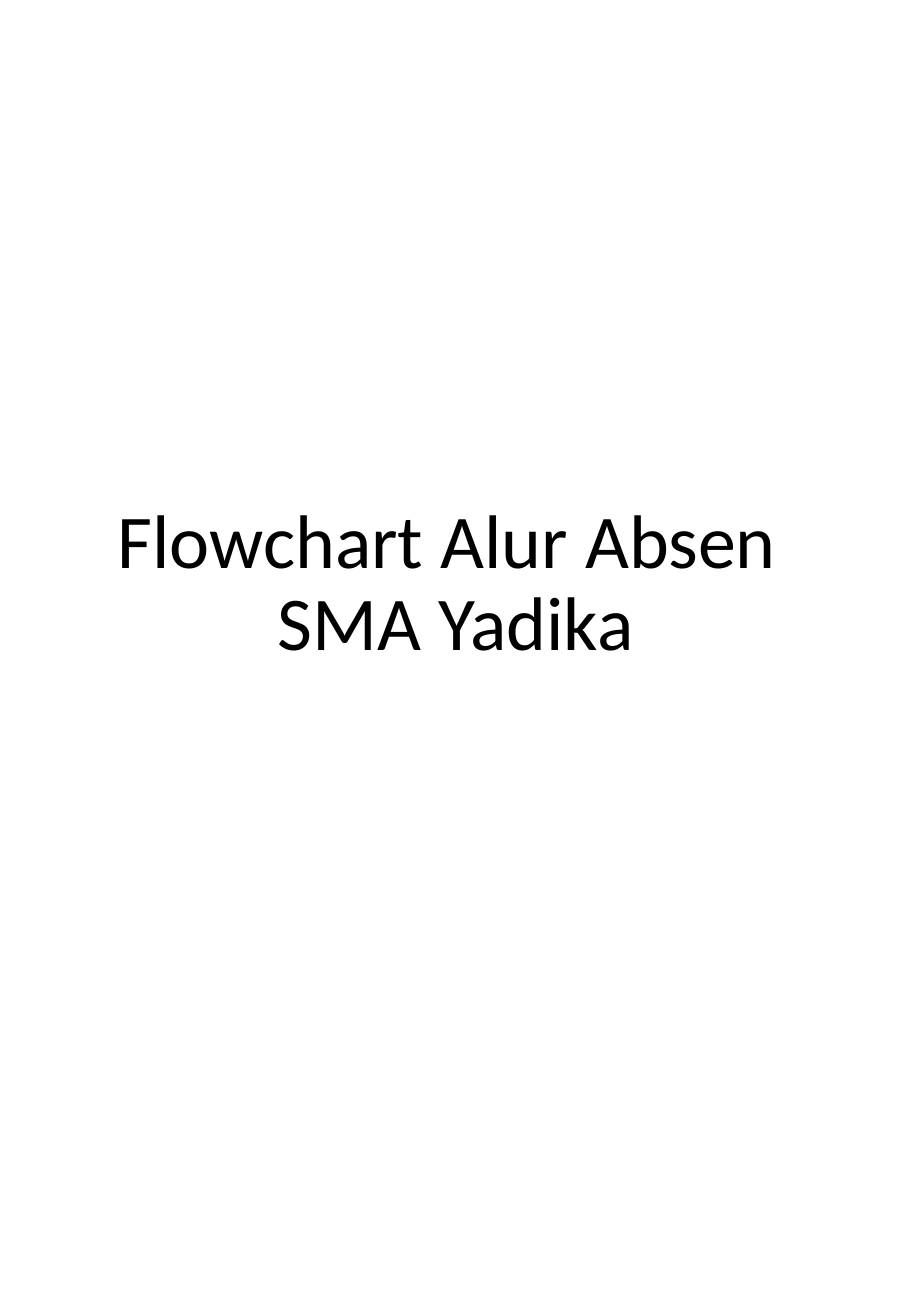
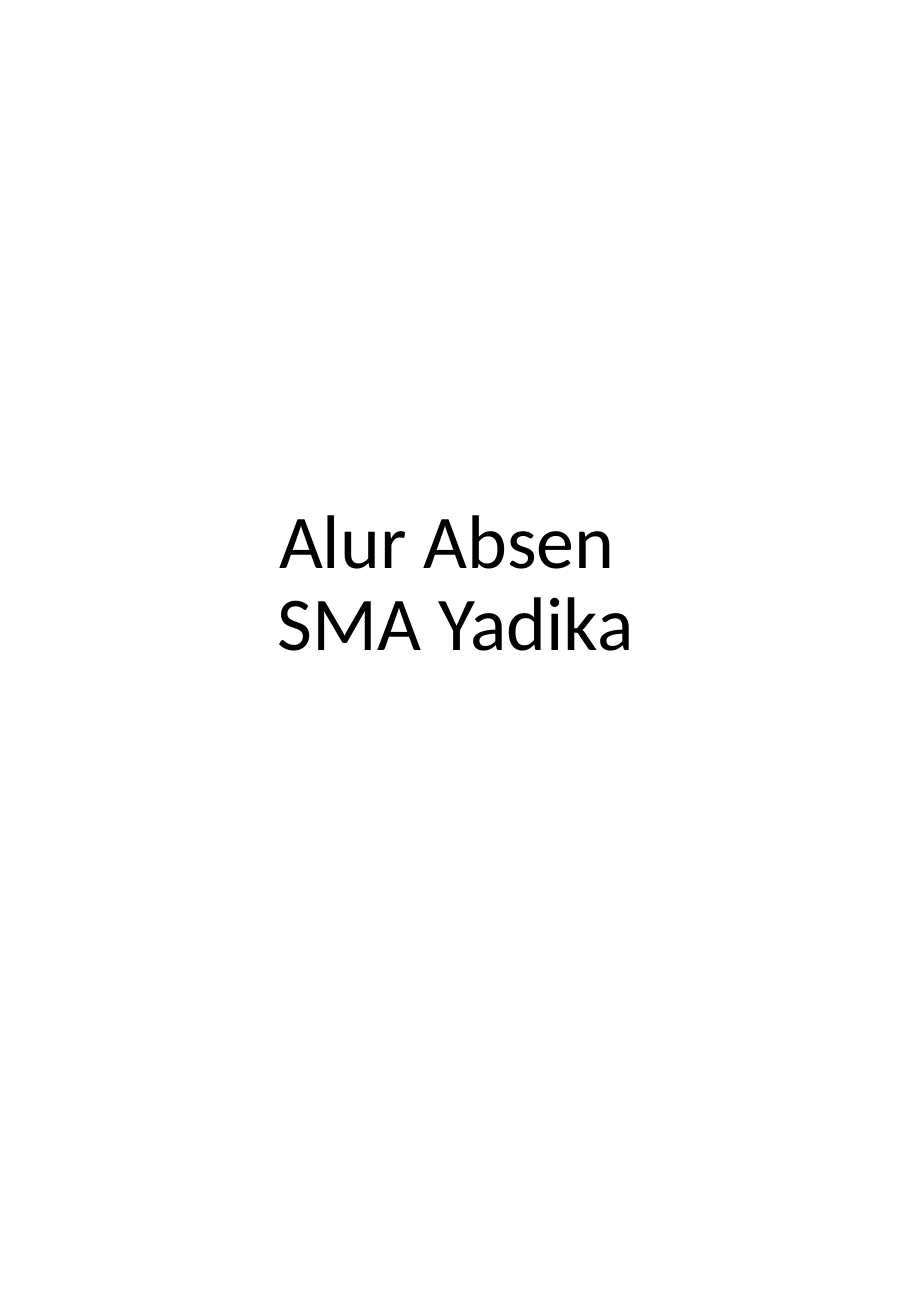
Before and after one commit to ilham513/mypresence, a slide deck: slide 1 of desain/flowchart.pptx. Drawn at 911x1316 pixels with LibreOffice and Linux fonts; fonts in the diff are those of the drawing. Boxes give left, top, right and bottom in pixels: in the first picture for what was removed or moved away, otherwise in the second. Text is boxed around its words. In the diff, an @@ line names an element or a change of style, - is before the commit and + after.

```diff
--- a/desain/flowchart.pptx
+++ b/desain/flowchart.pptx
@@ title at (277, 515, 633, 651): text changed @@
-Flowchart Alur Absen
-SMA Yadika
+Alur Absen
+SMA Yadika
```
Also in this commit, not shown: 1 other slide changed, 1 slide added, 1 slide removed.
